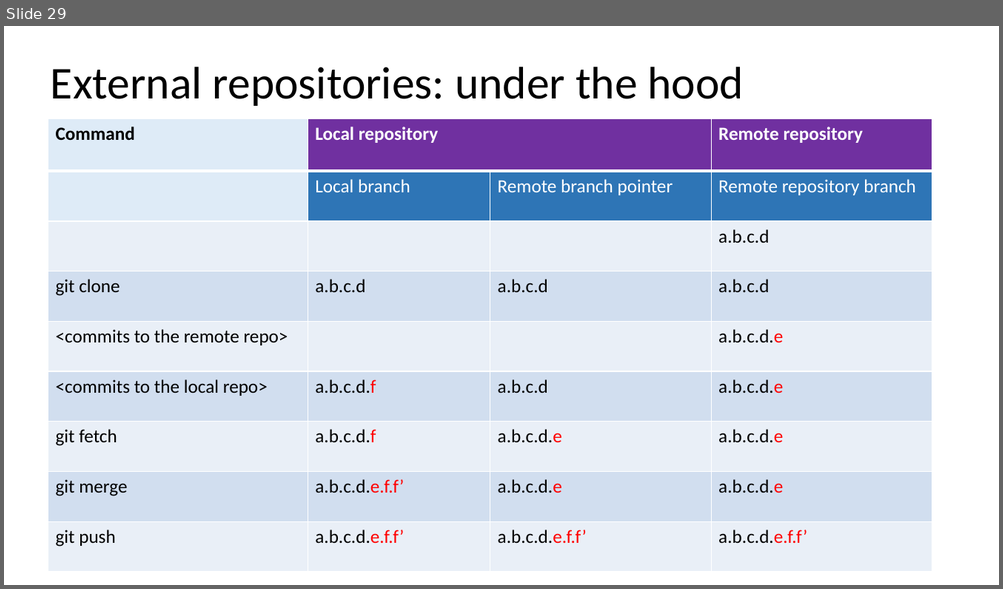
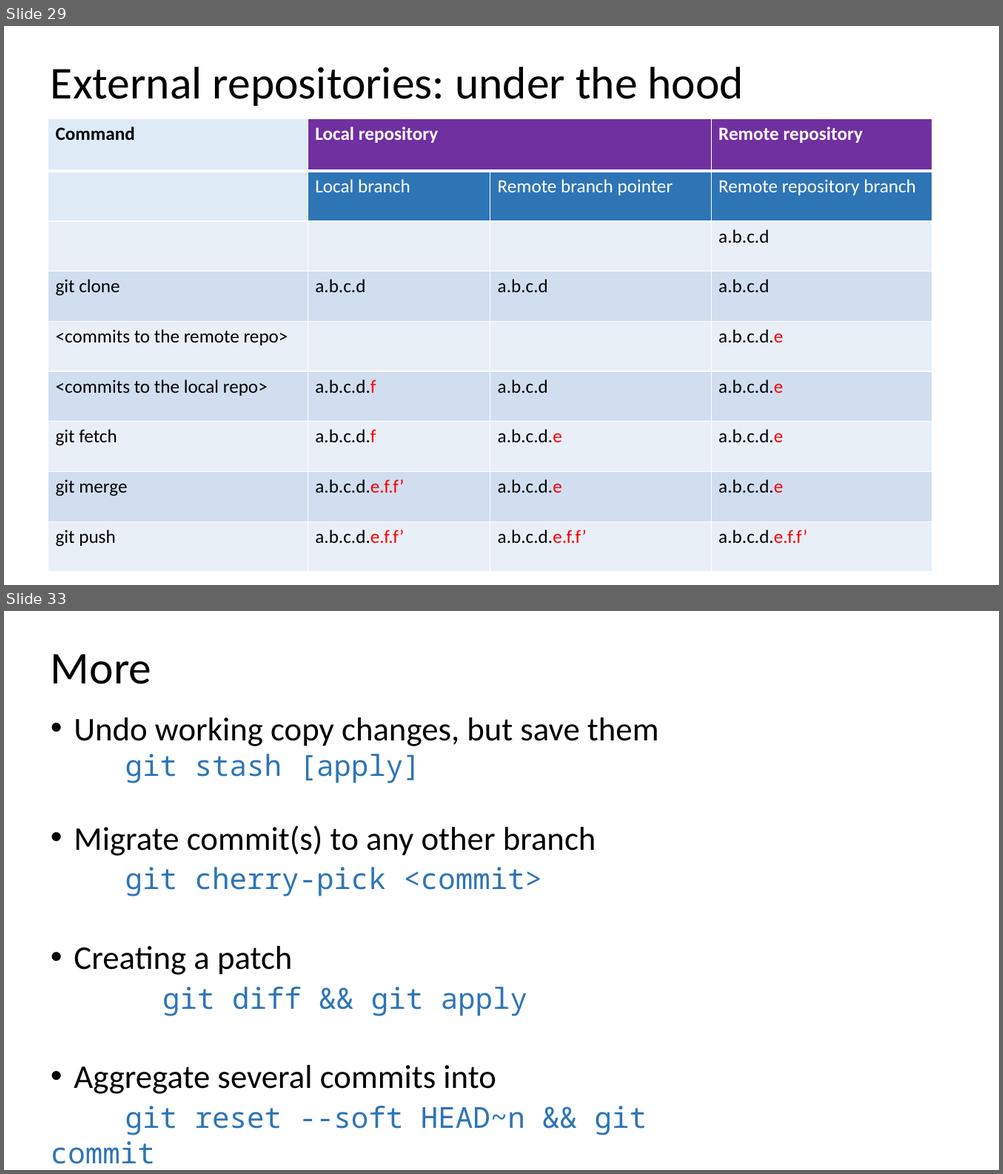
Before and after one commit to ogvolkov/git-101, a slide deck: git101.pptx. Shown one above the other, each under a label of ours: slide 29 before the commit, slides 29 and 33 after it; the slides between them are not shown. The pictures are 1003x589 and 1003x1174 pixels, drawn with LibreOffice and Linux fonts; fonts in the diff are those of the drawing. Boxes give left, top, right and bottom in pixels: in the first picture for what was removed or moved away, otherwise in the second. Text is boxed around its words. In the diff, an @@ line names an element or a change of style, - is before the commit and + after.

```diff
--- a/git101.pptx
+++ b/git101.pptx
@@ slide 33 added at bbox=[4, 611, 999, 1170], background #FFFFFF @@
@@ text added at bbox=[51, 654, 151, 684], 44 pt, text #000000 @@
+More
@@ text added at bbox=[51, 718, 659, 1165], 32 pt, text #000000 @@
+• Undo working copy changes, but save them
+    git stash [apply]
+• Migrate commit(s) to any other branch
+git cherry-pick <commit>
+• Creating a patch
+  git diff && git apply
+• Aggregate several commits into
+git reset --soft HEAD~n && git commit
@@ line added from (132, 815) to (134, 957), #FFFFFF 4.5 pt dashed @@
```
Also in this commit, not shown: 2 slides changed, 6 other slides added, 1 slide removed.
